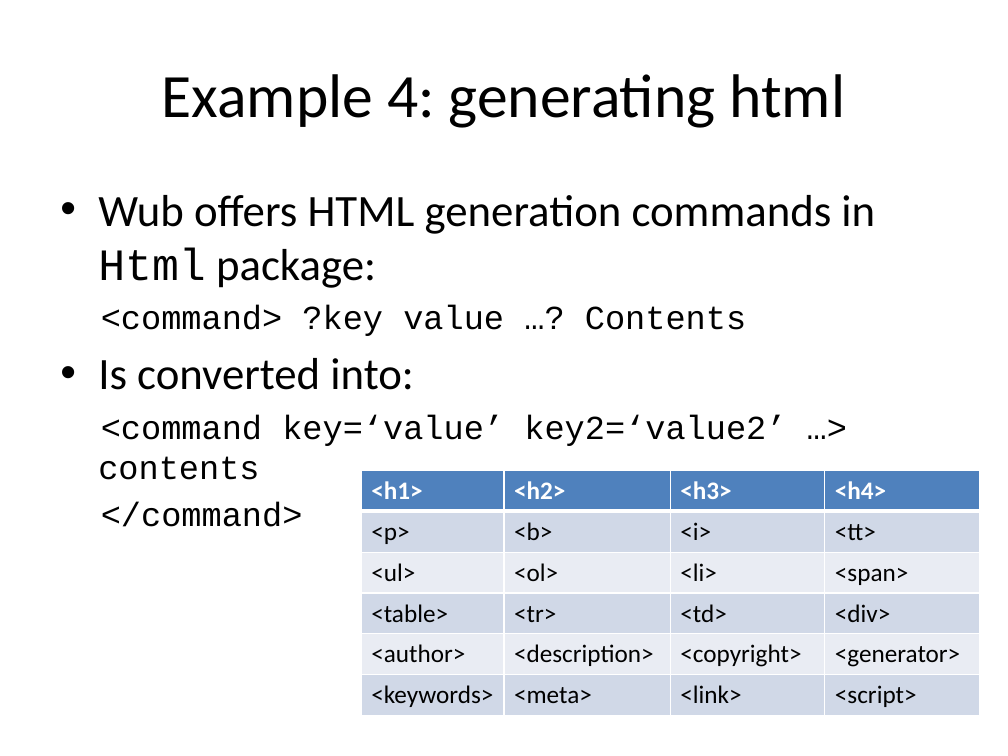
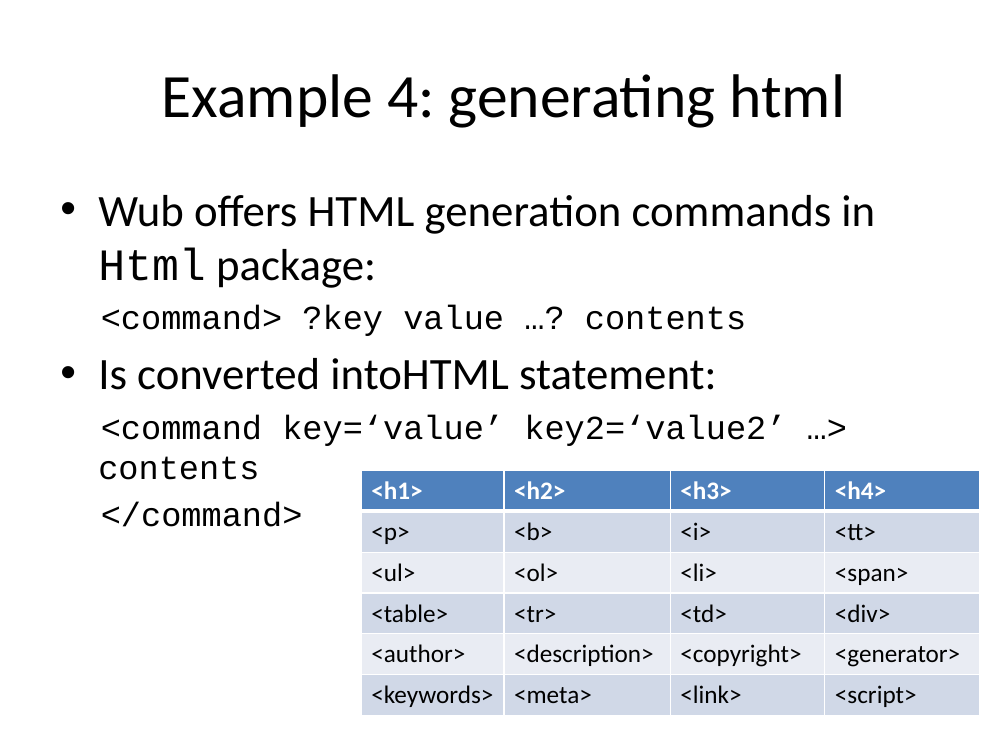
Before and after one commit to jdc8/wubwikit, a slide deck: slide 34 of wubexamples/Lets_Wub.pptx. Drawn at 1008x756 pixels with LibreOffice and Linux fonts; fonts in the diff are those of the drawing; background and template pictures are left out. Boxes give left, top, right and bottom in pixels: in the first picture for what was removed or moved away, otherwise in the second. Text is boxed around its words. In the diff, an @@ line names an element or a change of style, - is before the commit and + after.

```diff
--- a/wubexamples/Lets_Wub.pptx
+++ b/wubexamples/Lets_Wub.pptx
@@ text at (98, 304, 746, 390): text changed; size 24 to 32 pt; font Courier New to Calibri @@
-<command> ?key value …? Contents
-• Is converted into:
+<command> ?key value …? contents
+• Is converted intoHTML statement:
```
Also in this commit, not shown: 19 other slides changed.
